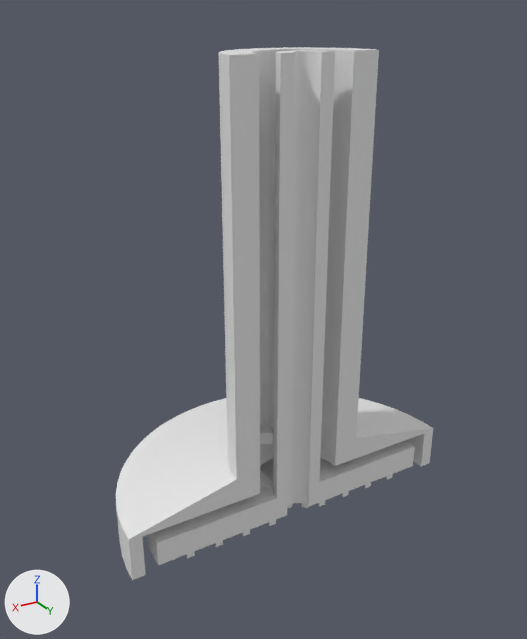
Renders of the Blender file CAD/24-well-render-well.blend from each side of a commit.
Before and after are seen from a 50 mm camera at (13.4, 19.7, 18.7) aimed at (-0.4, -3.3, 7.2). The lights are fixed; the arrows at lower left show +X, +Y and +Z.
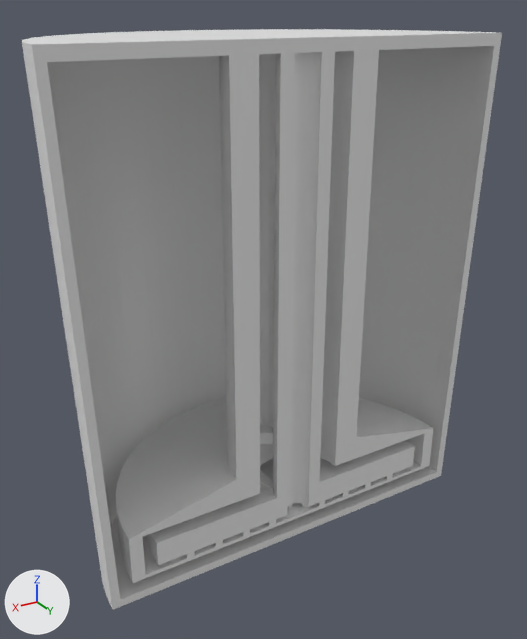
Pixel boxes (x1, y1, x2, y2) of what changed, in the pictures (527 x 639 px):
'well', shown
    after: (22, 29, 502, 610)
'membrane', shown
    after: (120, 461, 430, 583)

The change, as a list of edits to the scene's bpy script:
```text
Change ob_well:
    remove ob_well.hide_viewport = True
Change ob_membrane:
    remove ob_membrane.hide_viewport = True
```
